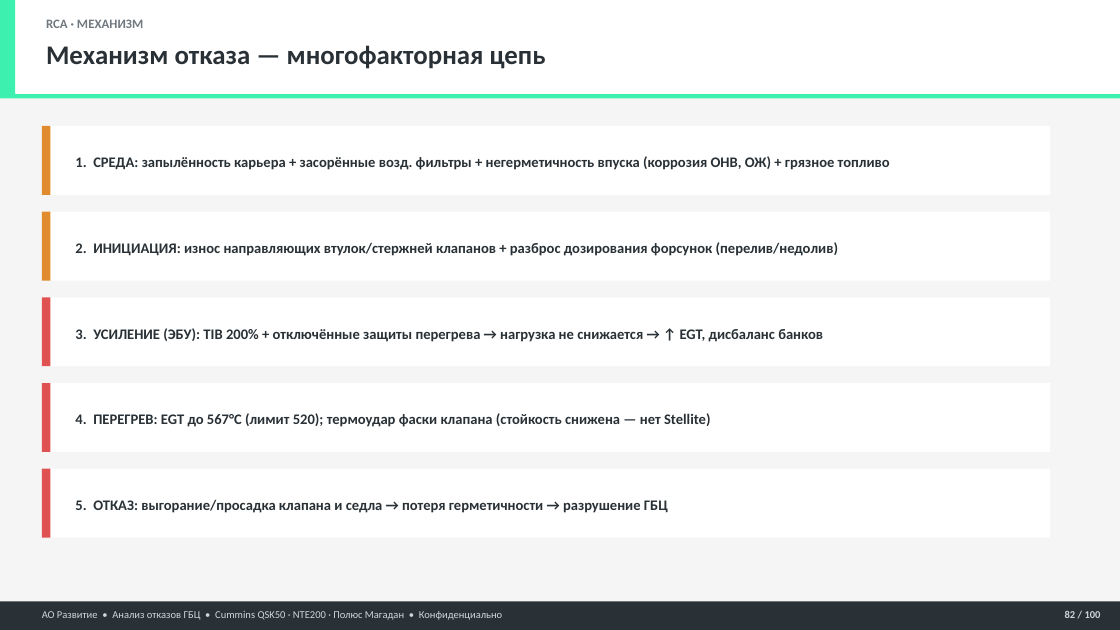
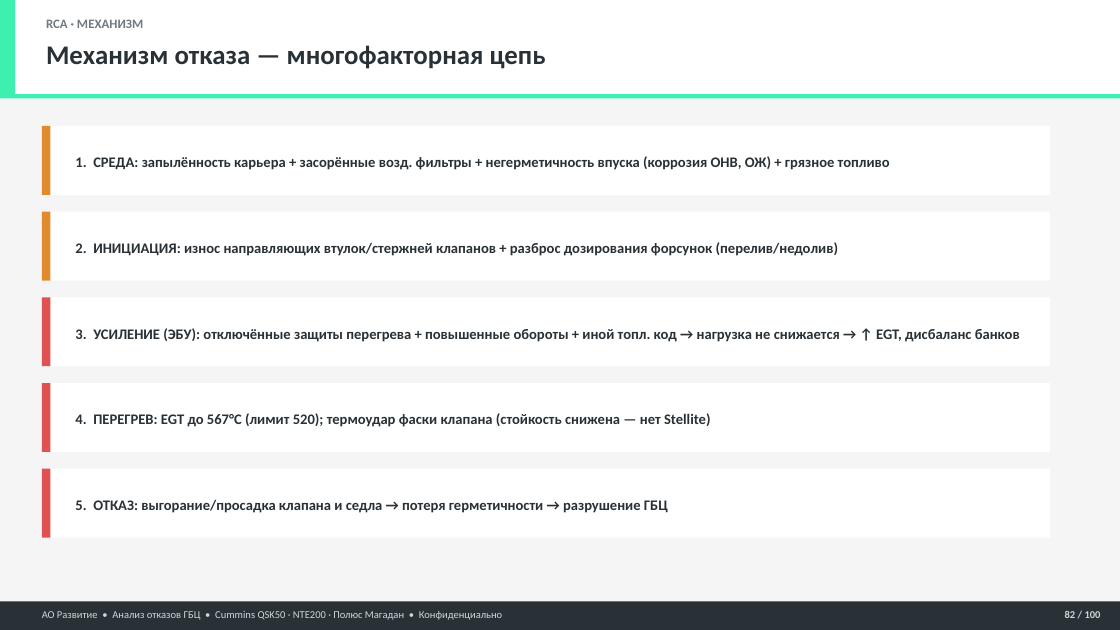
Before and after one commit to victorekuznetsov/NTE200, a slide deck: slide 82 of 05 Отчёты/Презентации/Анализ_ГБЦ_QSK50_NTE200_БОЛЬШОЙ.pptx. Drawn at 1120x630 pixels with LibreOffice and Linux fonts; fonts in the diff are those of the drawing. Boxes give left, top, right and bottom in pixels: in the first picture for what was removed or moved away, otherwise in the second. Text is boxed around its words. In the diff, an @@ line names an element or a change of style, - is before the commit and + after.

```diff
--- a/05 Отчёты/Презентации/Анализ_ГБЦ_QSK50_NTE200_БОЛЬШОЙ.pptx
+++ b/05 Отчёты/Презентации/Анализ_ГБЦ_QSK50_NTE200_БОЛЬШОЙ.pptx
@@ text at box(75, 328, 1020, 342): text changed @@
-3. УСИЛЕНИЕ (ЭБУ): TIB 200% + отключённые защиты перегрева → нагрузка не снижается → ↑ EGT, дисбаланс банков
+3. УСИЛЕНИЕ (ЭБУ): отключённые защиты перегрева + повышенные обороты + иной топл. код → нагрузка не снижается → ↑ EGT, дисбаланс банков
```
Also in this commit, not shown: 15 other slides changed, 12 other files.
